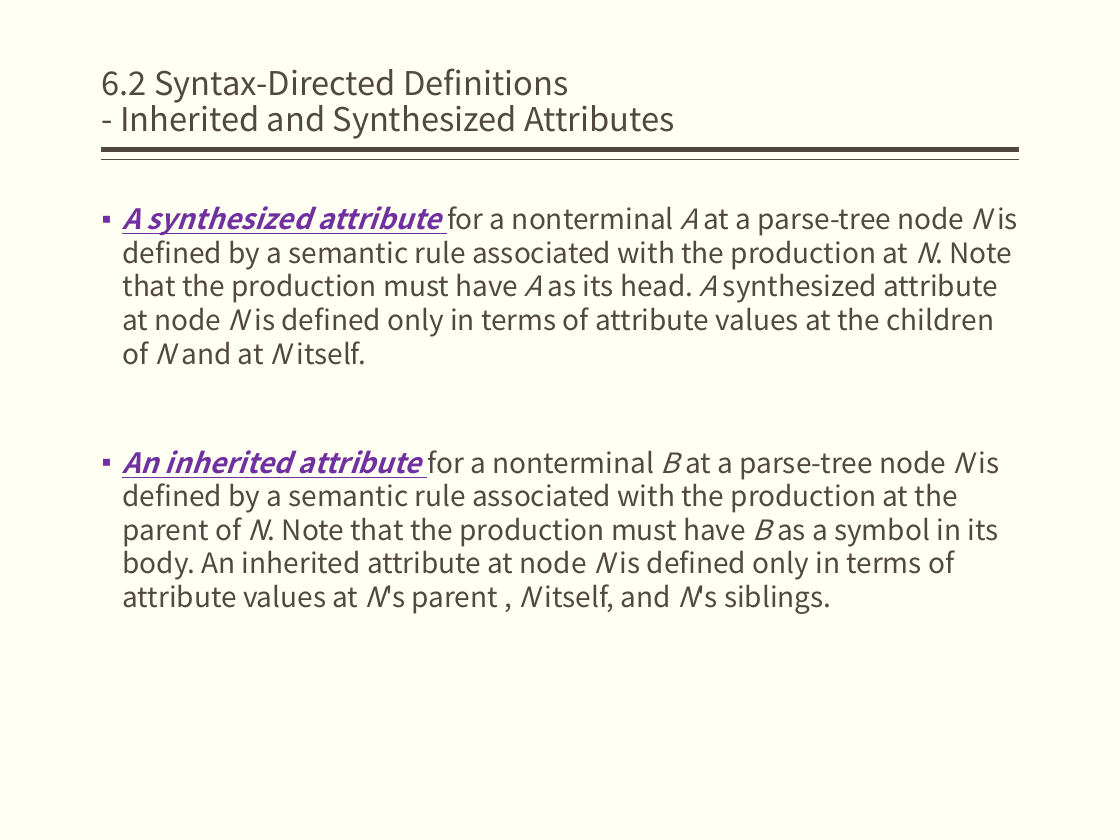
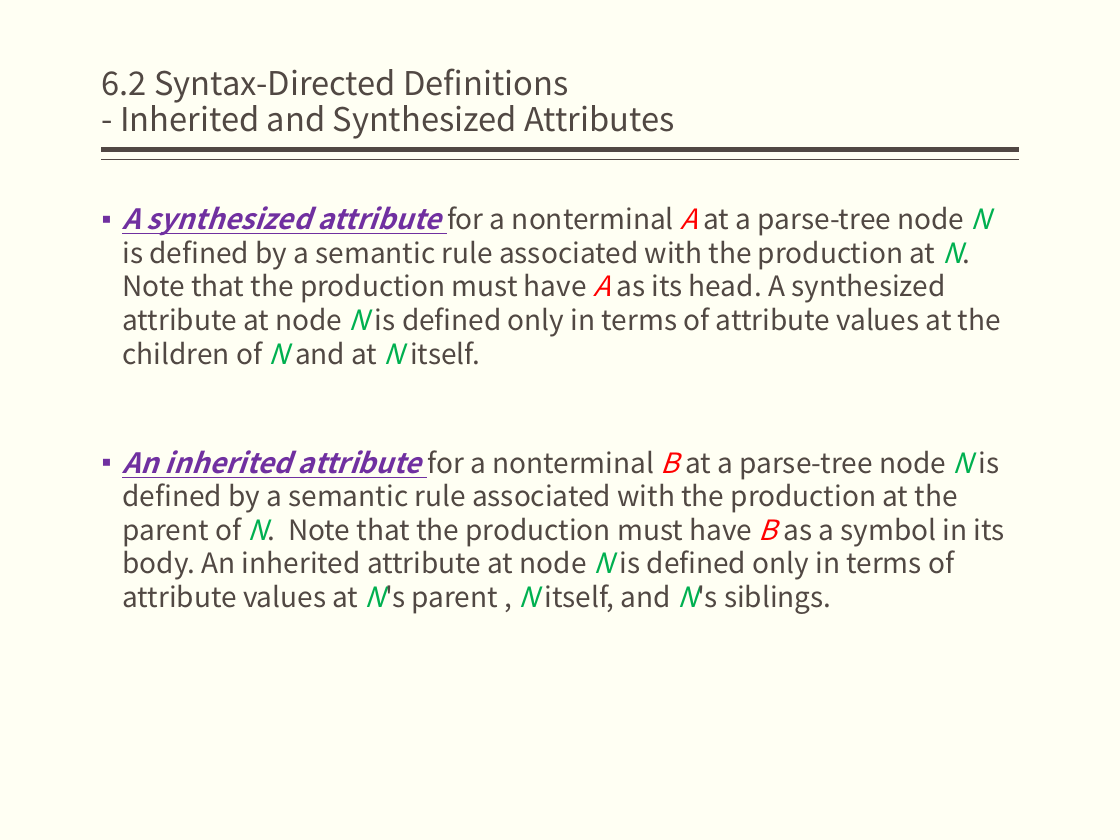
Before and after one commit to jz81/jz81.github.io, a slide deck: slide 7 of course/compiler/lecture/(Spring2020)Lecture6.pptx. Drawn at 1120x840 pixels with LibreOffice and Linux fonts; fonts in the diff are those of the drawing. Boxes give left, top, right and bottom in pixels: in the first picture for what was removed or moved away, otherwise in the second. Text is boxed around its words. In the diff, an @@ line names an element or a change of style, - is before the commit and + after.

```diff
--- a/course/compiler/lecture/(Spring2020)Lecture6.pptx
+++ b/course/compiler/lecture/(Spring2020)Lecture6.pptx
@@ text "A synthesized attribute for a ..." at (122, 206, 1005, 614): text colour #514843 to #FF0000 in "A A", "B B"; text colour #514843 to #00B050 in "N N. N N N", "N N. N N's N N's"; italic off in "A" @@
```
Also in this commit, not shown: 8 other slides changed.
